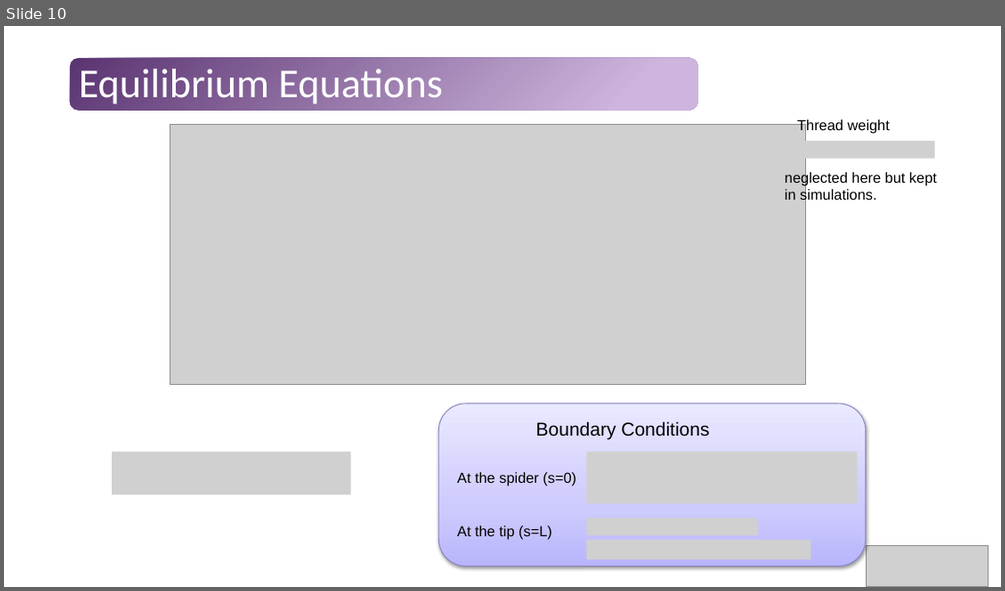
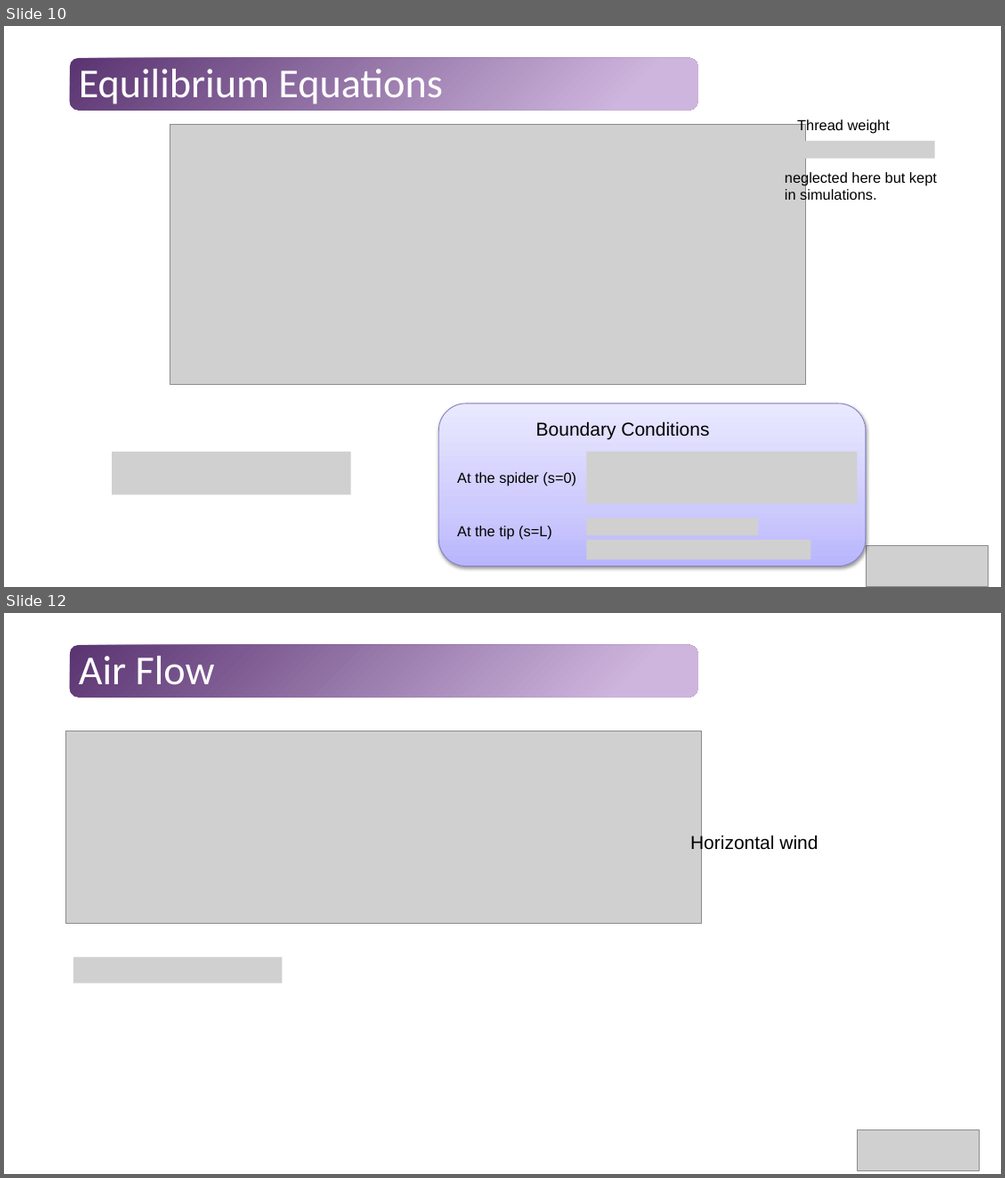
Before and after one commit to Tavi681/PoliPhysics, a slide deck: Tema 1/paper/Tema1.pptx. Shown one above the other, each under a label of ours: slide 10 before the commit, slides 10 and 12 after it; the slides between them are not shown. The pictures are 1005x591 and 1005x1178 pixels, drawn with LibreOffice and Linux fonts; fonts in the diff are those of the drawing; grey boxes stand for pictures. Boxes give left, top, right and bottom in pixels: in the first picture for what was removed or moved away, otherwise in the second. Text is boxed around its words. In the diff, an @@ line names an element or a change of style, - is before the commit and + after.

```diff
--- a/Tema 1/paper/Tema1.pptx
+++ b/Tema 1/paper/Tema1.pptx
@@ slide 12 added at (x1=4, y1=613, x2=1001, y2=1174), background #FFFFFF; not listed: 1 template element that a slide beside it also shows @@
@@ title added at (x1=79, y1=656, x2=215, y2=685), 39.6 pt, text #FFFFFF @@
+Air Flow
@@ picture added at (x1=66, y1=731, x2=702, y2=923) @@
@@ text added at (x1=690, y1=835, x2=817, y2=853), 18 pt, text #000000 @@
+Horizontal wind
@@ picture added at (x1=73, y1=957, x2=283, y2=983) @@
@@ picture added at (x1=858, y1=1130, x2=979, y2=1171) @@
```
Also in this commit, not shown: 1 slide changed, 3 other slides added.
